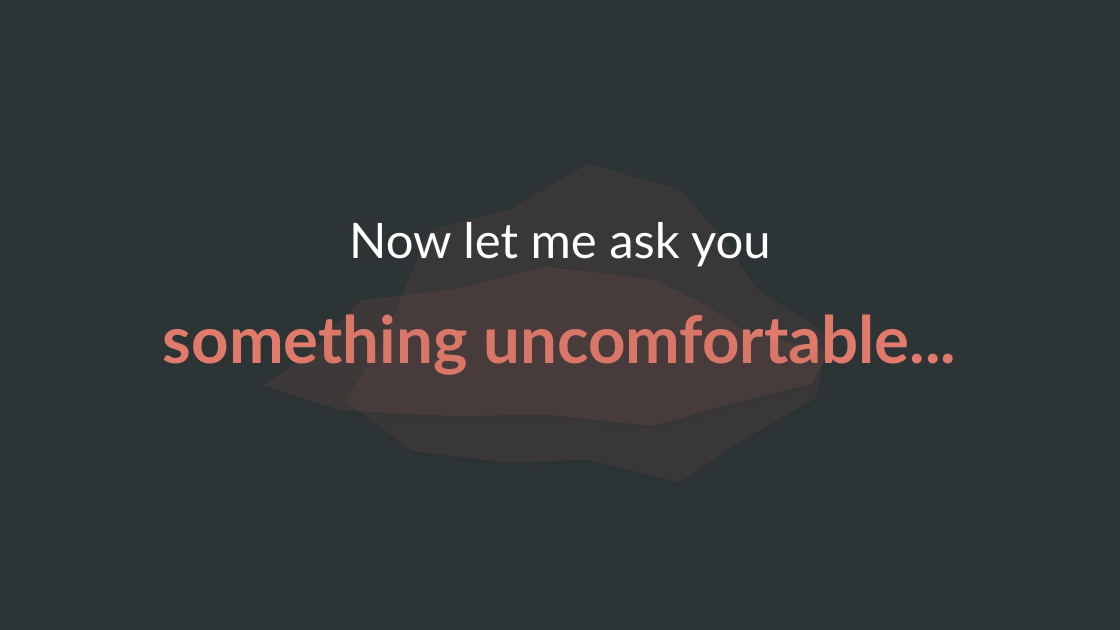
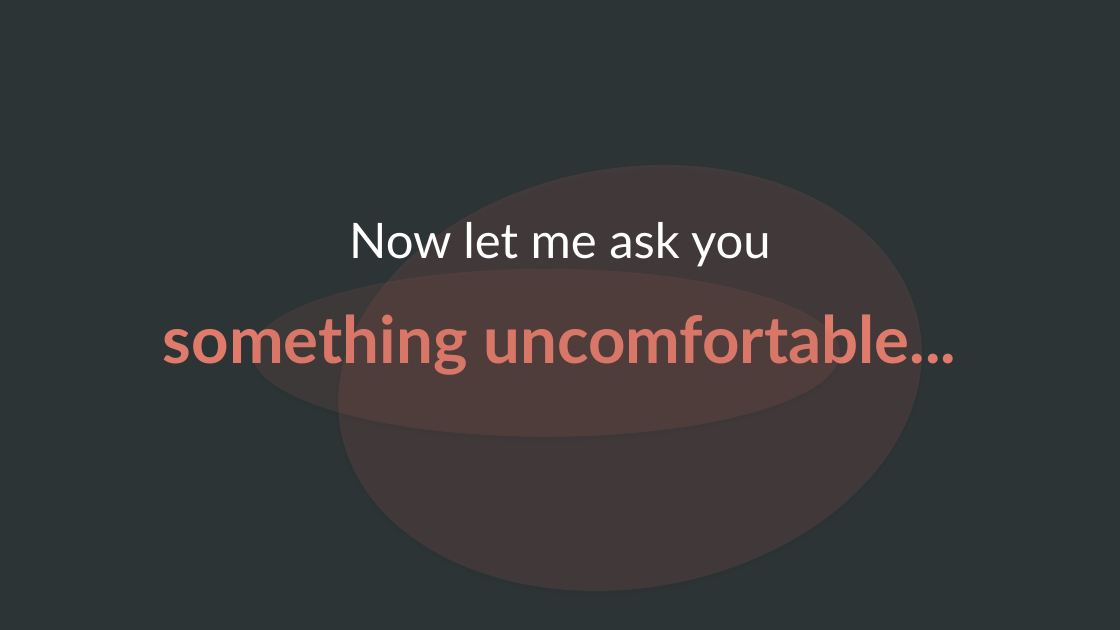
Before and after one commit to seeeadd/webby-slides-bailey, a slide deck: slide 10 of Bailey_Etsy_Reset_V2.pptx. Drawn at 1120x630 pixels with LibreOffice and Linux fonts; fonts in the diff are those of the drawing. Boxes give left, top, right and bottom in pixels: in the first picture for what was removed or moved away, otherwise in the second. Text is boxed around its words. In the diff, an @@ line names an element or a change of style, - is before the commit and + after.

```diff
--- a/Bailey_Etsy_Reset_V2.pptx
+++ b/Bailey_Etsy_Reset_V2.pptx
@@ ellipse added at bbox=[304, 120, 956, 630], fill #E07B6C at 12% opacity @@
@@ freeform shape removed at bbox=[346, 164, 830, 482] @@
@@ ellipse added at bbox=[252, 269, 840, 437], fill #E07B6C at 10% opacity @@
@@ freeform shape removed at bbox=[264, 267, 828, 538] @@
```
Also in this commit, not shown: 19 other slides changed, 2 other files.
